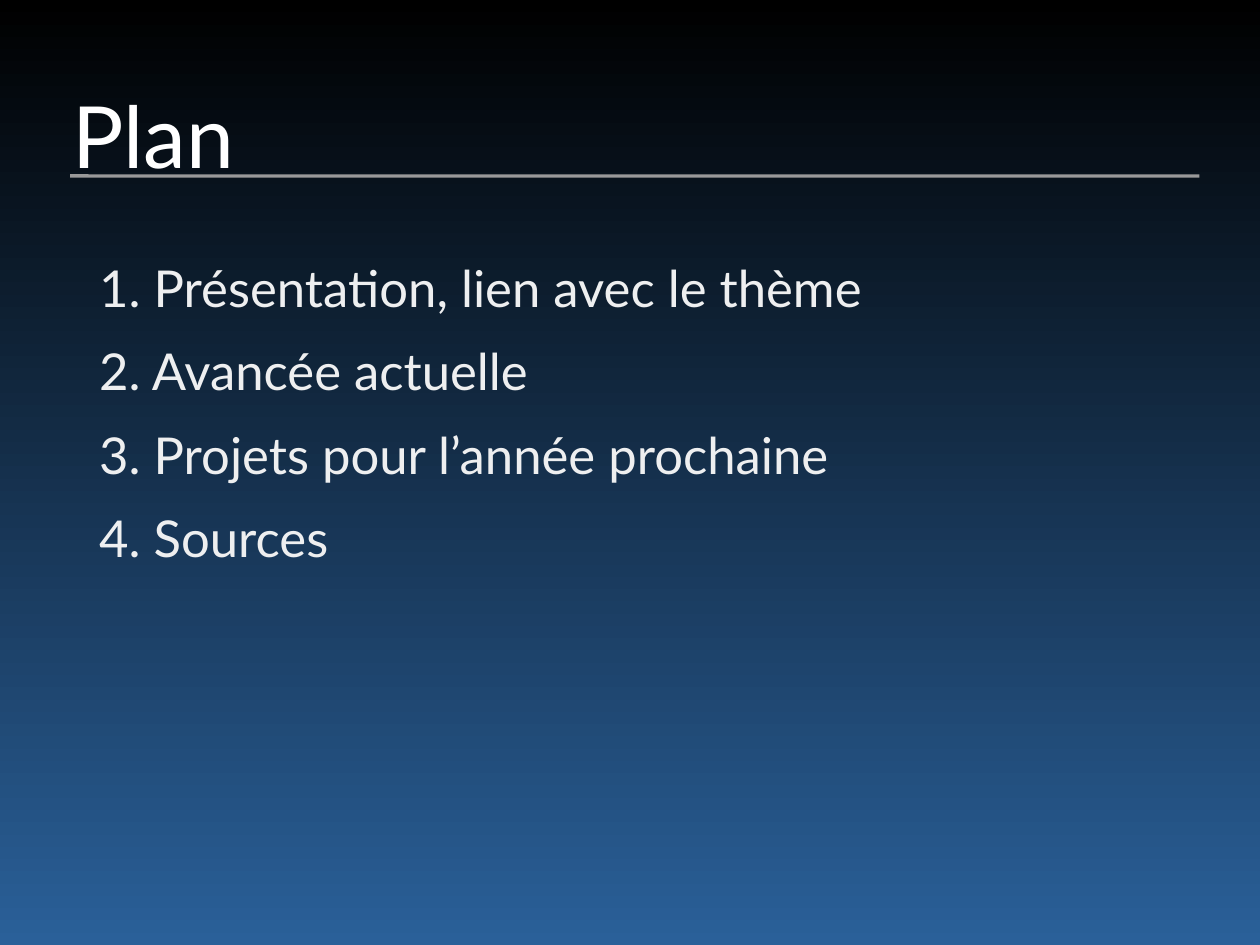
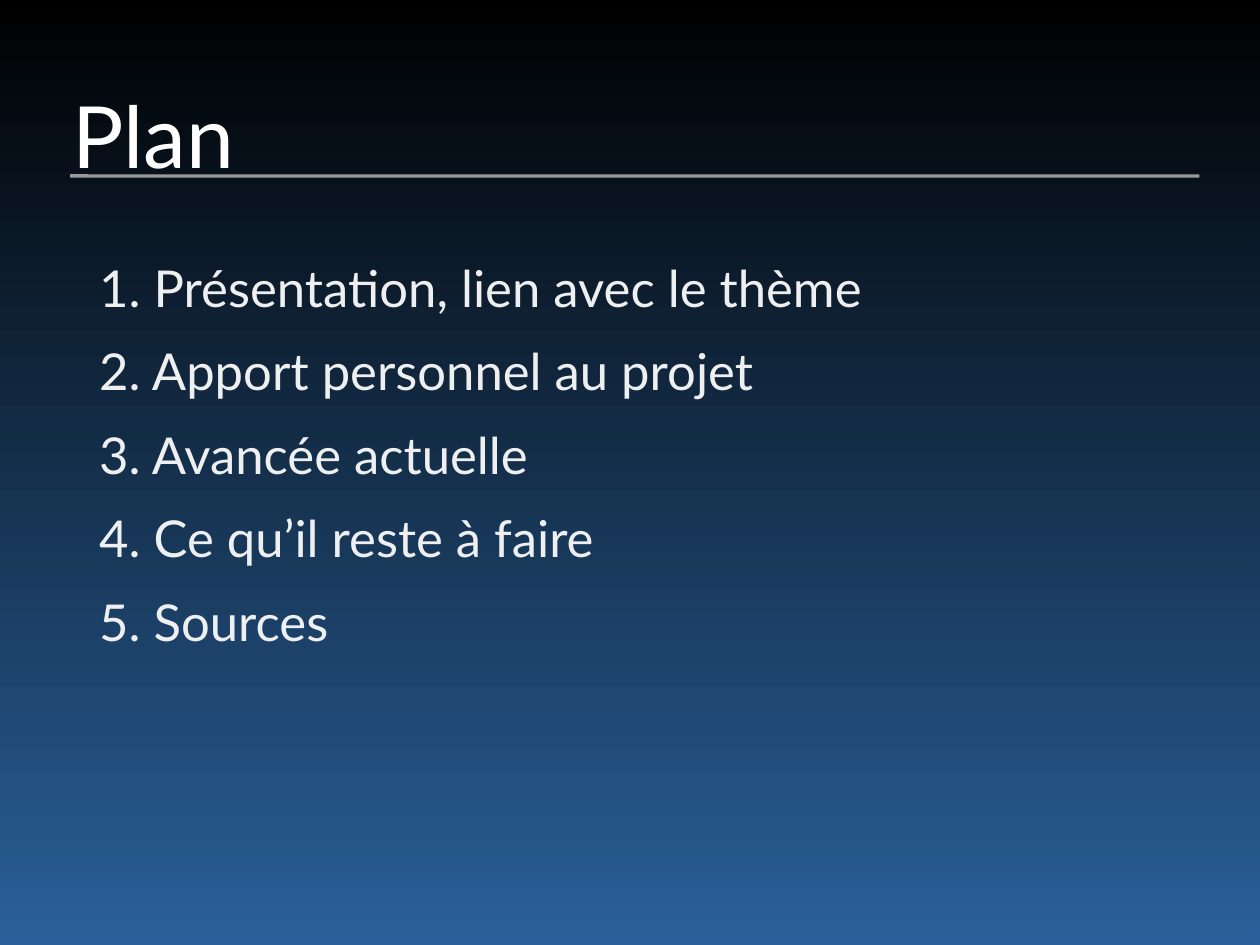
Before and after one commit to JulesJux/TIPE, a slide deck: slide 2 of journal_de_bord/diapofinal.odp. Drawn at 1260x945 pixels with LibreOffice and Linux fonts; fonts in the diff are those of the drawing. Boxes give left, top, right and bottom in pixels: in the first picture for what was removed or moved away, otherwise in the second. Text is boxed around its words. In the diff, an @@ line names an element or a change of style, - is before the commit and + after.

```diff
--- a/journal_de_bord/diapofinal.odp
+++ b/journal_de_bord/diapofinal.odp
@@ text at <box>152,352,753,400</box>: paragraph added @@
+2. Apport personnel au projet
@@ text at <box>154,518,593,566</box>: text changed @@
-3. Projets pour l’année prochaine
+4. Ce qu’il reste à faire
```
Also in this commit, not shown: 2 other slides changed, 8 slides added, 4 slides removed, 15 other files.
